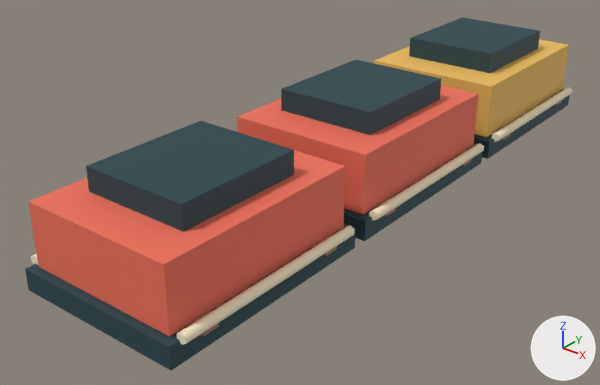
Two versions of the glTF model games/brightway-park/public/art/models/coaster_train.glb, one commit apart.
Camera for both pictures: a 50 mm lens placed at (4.43, -6.53, 3.74), pointed at (-0.38, -0.51, 0.01). Lighting does not change. The marker at lower right points along +X, +Y and +Z. The first picture is the older version. Where no turn or scale is listed for an object, it has been applied to the vertices.

The first picture shows 'coaster_train_0', 'coaster_train_1', 'coaster_train_2', 'coaster_train_3', 'coaster_train_4'.
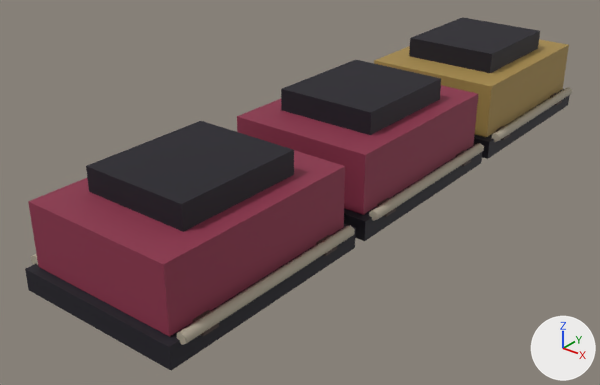
Boxes [x1, y1, x2, y2] around the edits, measured in the pictures (600 x 385 px):
'coaster_train_4', recoloured (darker): [28, 85, 478, 337] in both
'coaster_train_0', recoloured (dark cyan to black): [25, 17, 570, 370] in both
'coaster_train_1', recoloured (orange to brown): [374, 39, 569, 137] in both
'coaster_train_2', recoloured: [31, 87, 572, 345] in both
'coaster_train_3', recoloured: [192, 93, 562, 336] in both

The edits, one by one:
Material 'Material_0' (mat_material_0) changes colour from dark cyan #24444c to black #17131f; in linear values from (0.0176, 0.0578, 0.0723) to (0.00857, 0.00651, 0.0137).
Material 'Material_1' (mat_material_1) changes colour from orange #edbc5c to brown #a68a4a; in linear values from (0.847, 0.503, 0.107) to (0.381, 0.254, 0.0685).
Material 'Material_2' (mat_material_2) changes colour from beige #fff1cf to grey #b1a895; in linear values from (1.0, 0.88, 0.624) to (0.44, 0.392, 0.301).
Material 'Material_3' (mat_material_3) changes colour from brown #ad7960 to brown #4d3b33; in linear values from (0.418, 0.191, 0.117) to (0.0742, 0.0437, 0.0331).
Material 'Material_4' (mat_material_4) changes colour from red #ef7059 to red #8c2f4a; in linear values from (0.863, 0.162, 0.0999) to (0.262, 0.0284, 0.0685).
